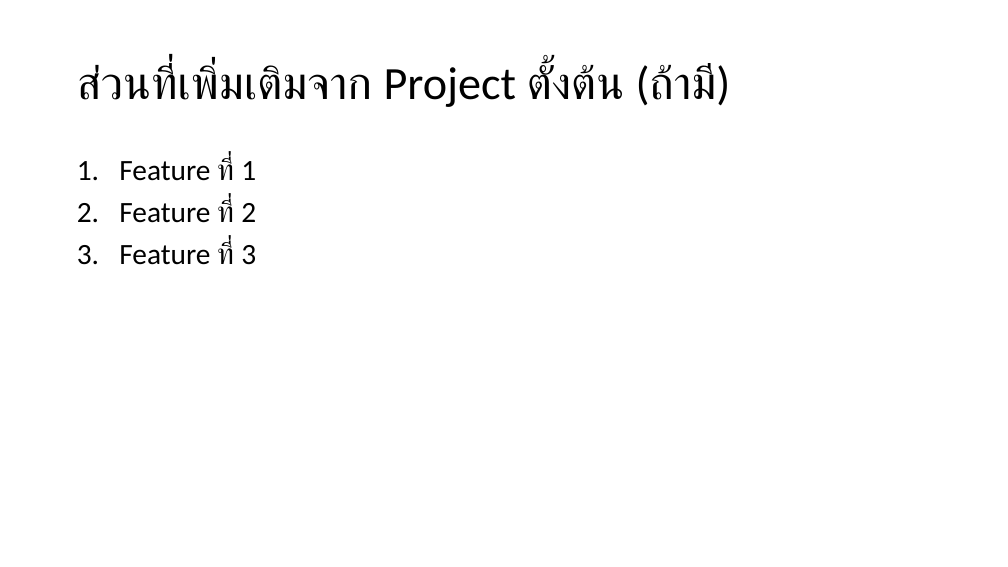
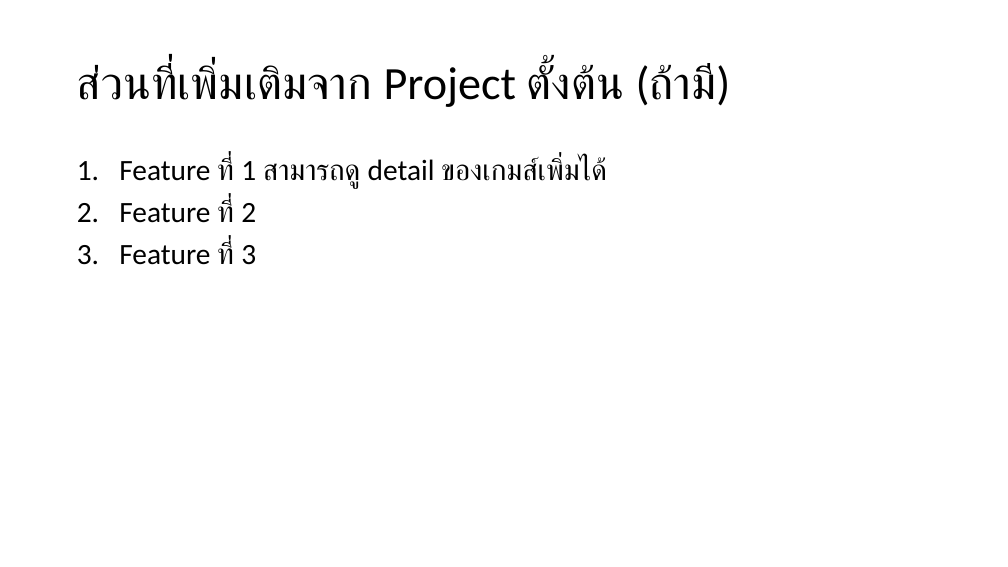
Before and after one commit to Nathakon1/Project-Mobile-App, a slide deck: slide 3 of present/ไฟล์นำเสนอ.pptx. Drawn at 1008x567 pixels with LibreOffice and Linux fonts; fonts in the diff are those of the drawing. Boxes give left, top, right and bottom in pixels: in the first picture for what was removed or moved away, otherwise in the second. Text is boxed around its words. In the diff, an @@ line names an element or a change of style, - is before the commit and + after.

```diff
--- a/present/ไฟล์นำเสนอ.pptx
+++ b/present/ไฟล์นำเสนอ.pptx
@@ text at (119, 157, 607, 188): text changed @@
-1. Feature ที่ 1
+1. Feature ที่ 1 สามารถดู detail ของเกมส์เพิ่มได้
```
Also in this commit, not shown: 4 other files.
